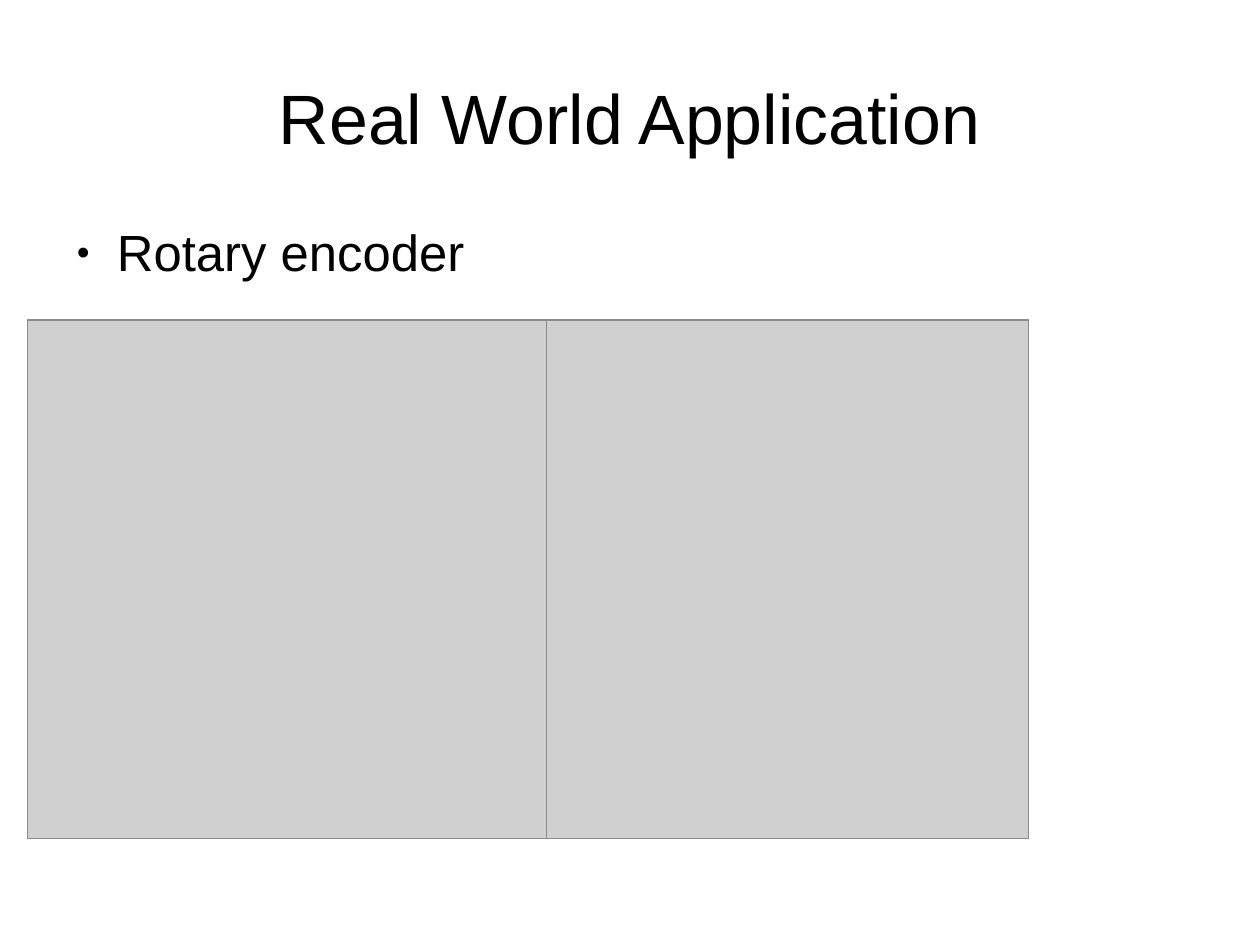
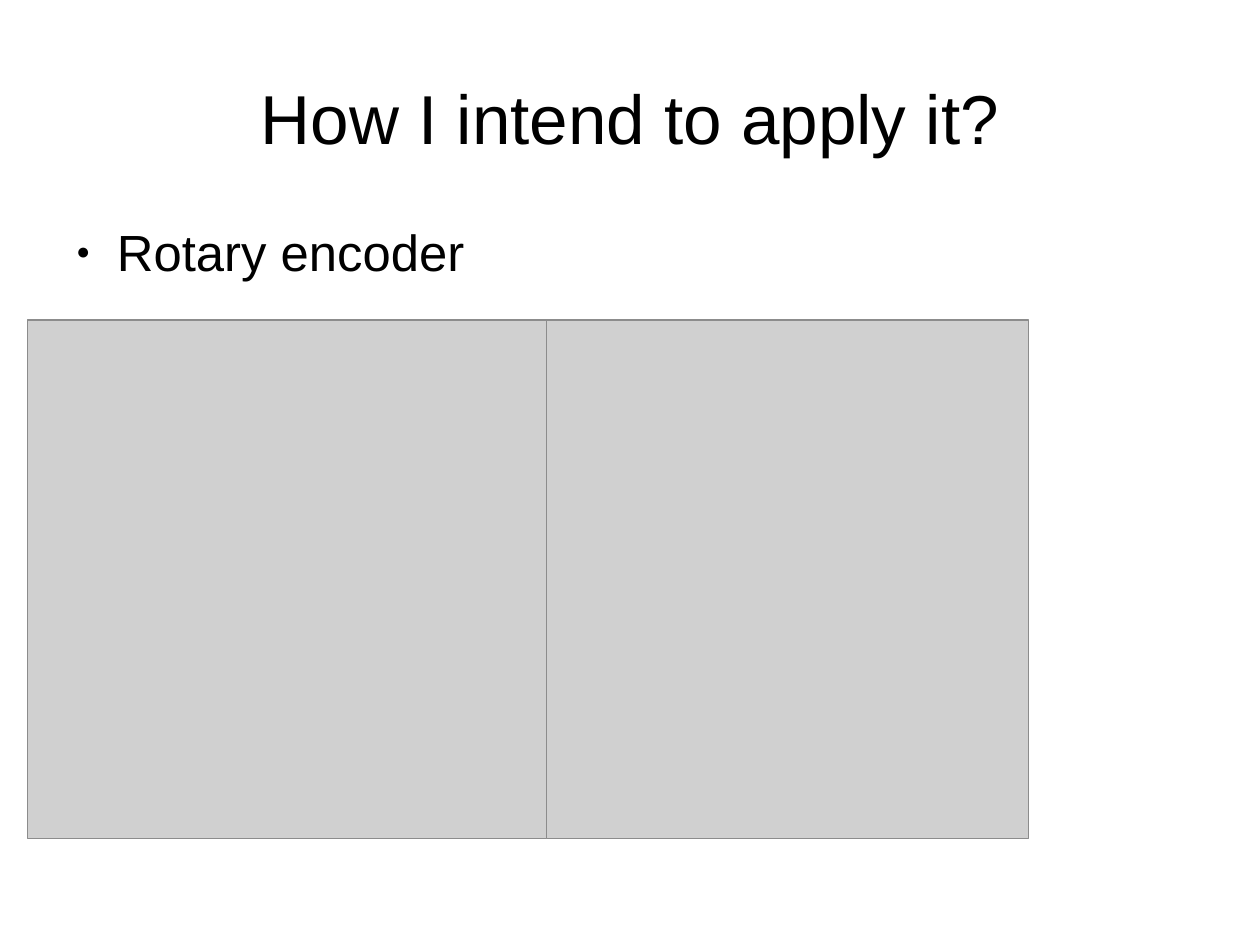
Before and after one commit to peterborkuti/english, a slide deck: slide 30 of robotlocalization/robotlocalization_02.odp. Drawn at 1260x945 pixels with LibreOffice and Linux fonts; fonts in the diff are those of the drawing; grey boxes stand for pictures. Boxes give left, top, right and bottom in pixels: in the first picture for what was removed or moved away, otherwise in the second. Text is boxed around its words. In the diff, an @@ line names an element or a change of style, - is before the commit and + after.

```diff
--- a/robotlocalization/robotlocalization_02.odp
+++ b/robotlocalization/robotlocalization_02.odp
@@ title at (261,94,999,157): text changed; size 44 to 43.6 pt @@
-Real World Application
+How I intend to apply it?
```
Also in this commit, not shown: 39 other slides changed, 1 other file.
